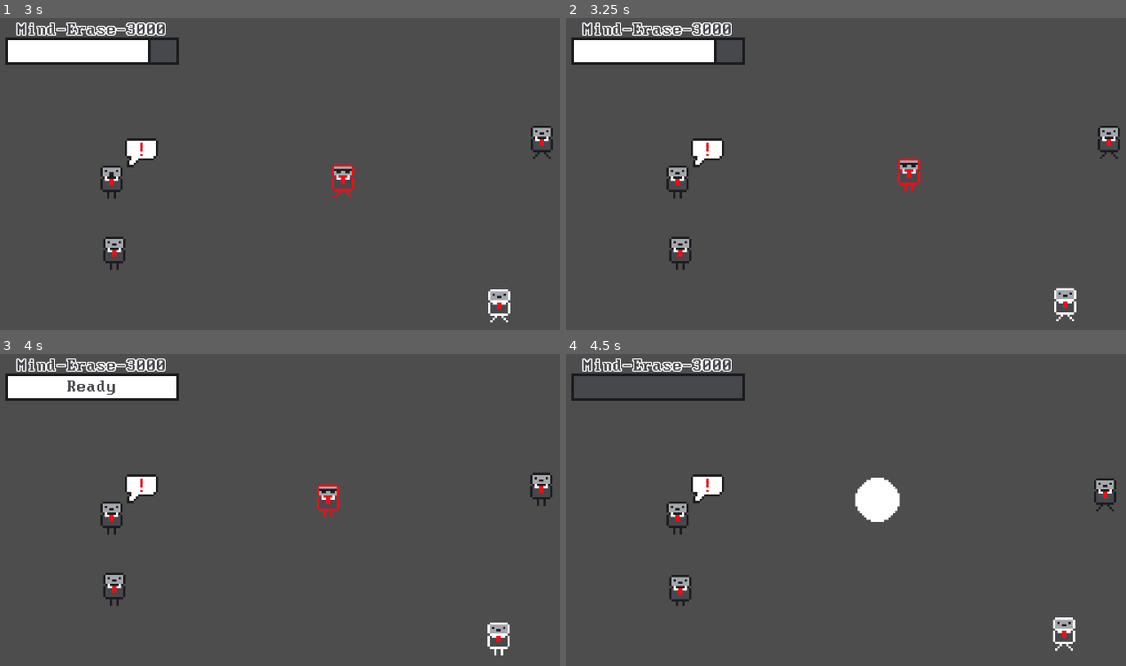
Above: before the commit, frames 1-4 (two rows, left to right).
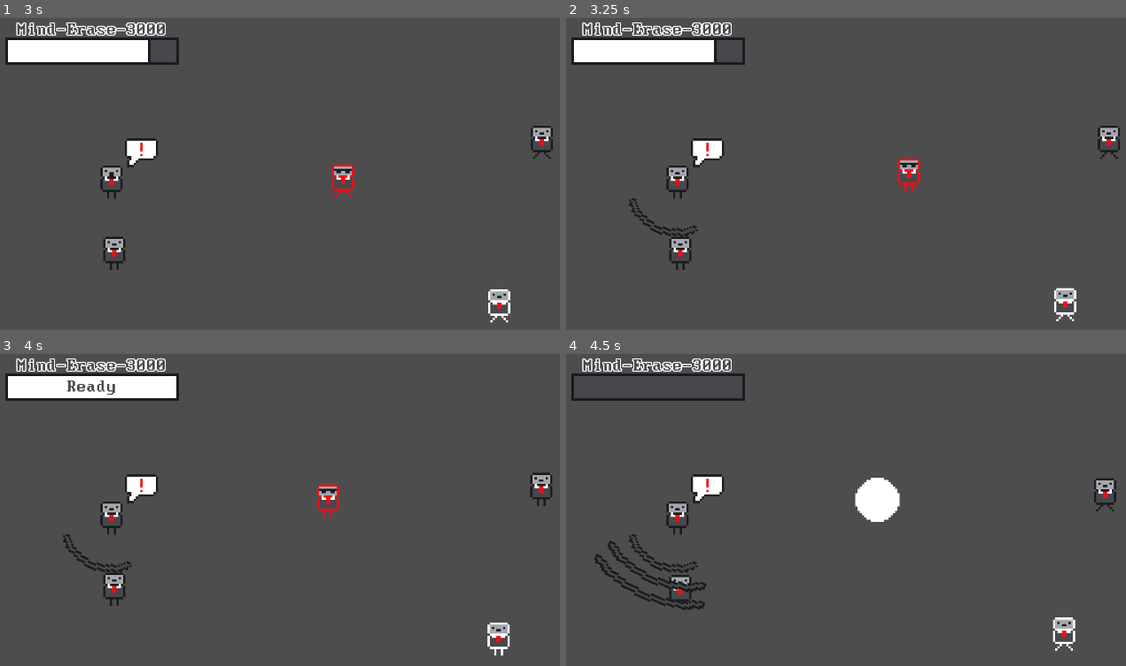
Above: after the commit, the same moments.

Repository: Luke-Parker1/Game-Off-2024
Game: Godot game, scene res://test_scene.tscn
Same seed, same stepped clock (60 frames per second), same inputs: the game is played once before the commit and once after it. The project has no main scene, so this scene is started directly.
Inputs:
- Up to frame 1 (3 s): hold D (right) 0.53-1.28 s; tap Space (space) every 0.75 s from 0.6 to 2.85 s; hold S (down) 1.28-2.03 s; hold D (right) 2.03-2.78 s; hold W (up) from 2.78 s (still down)
- Up to frame 2 (3.25 s): keep holding W (up)
- Up to frame 3 (4 s): release W (up) at 3.53 s; hold A (left) from 3.53 s (still down); tap Space (space) at 3.6 s
- Up to frame 4 (4.5 s): keep holding A (left); tap Space (space) at 4.35 s

Frame 1 is identical in both runs. In frame 2, 0.2% of the frame differs, in the area x 11-24%, y 57-71%; in frame 3, 0.2%; in frame 4, 0.9%, in the area x 4-26%, y 57-83%.

Commit message:
Added talking animation

Diff:
--- a/person.tscn
+++ b/person.tscn
@@ -6,6 +6,7 @@
 [ext_resource type="Script" path="res://person_follow.gd" id="5_oa13w"]
 [ext_resource type="Script" path="res://person_talk.gd" id="6_5cj3n"]
 [ext_resource type="Script" path="res://person_listen.gd" id="7_s7bhm"]
+[ext_resource type="Texture2D" uid="uid://ctju00xp2sgrf" path="res://game_off_soundwave-Sheet.png" id="7_tjxkh"]
 [ext_resource type="Texture2D" uid="uid://061ic5vchdn4" path="res://game_off_person-Sheet.png" id="8_2ou00"]
 [ext_resource type="Texture2D" uid="uid://cqd8pvvofy7im" path="res://game_off_cannot_know-Sheet.png" id="8_ub0ge"]
 [ext_resource type="Texture2D" uid="uid://imri34ga2f1" path="res://game_off_bubble.png" id="9_osjbf"]
@@ -13,6 +14,42 @@
 [sub_resource type="RectangleShape2D" id="RectangleShape2D_tc52t"]
 size = Vector2(40, 60)
 
+[sub_resource type="AtlasTexture" id="AtlasTexture_ikr1y"]
+atlas = ExtResource("7_tjxkh")
+region = Rect2(0, 0, 65, 30)
+
+[sub_resource type="AtlasTexture" id="AtlasTexture_exo7q"]
+atlas = ExtResource("7_tjxkh")
+region = Rect2(65, 0, 65, 30)
+
+[sub_resource type="AtlasTexture" id="AtlasTexture_odfk2"]
+atlas = ExtResource("7_tjxkh")
+region = Rect2(130, 0, 65, 30)
+
+[sub_resource type="AtlasTexture" id="AtlasTexture_q07kk"]
+atlas = ExtResource("7_tjxkh")
+region = Rect2(195, 0, 65, 30)
+
+[sub_resource type="SpriteFrames" id="SpriteFrames_gco3r"]
+animations = [{
+"frames": [{
+"duration": 1.0,
+"texture": SubResource("AtlasTexture_ikr1y")
+}, {
+"duration": 1.0,
+"texture": SubResource("AtlasTexture_exo7q")
+}, {
+"duration": 1.0,
+"texture": SubResource("AtlasTexture_odfk2")
+}, {
+"duration": 1.0,
+"texture": SubResource("AtlasTexture_q07kk")
+}],
+"loop": true,
+"name": &"default",
+"speed": 5.0
+}]
+
 [sub_resource type="AtlasTexture" id="AtlasTexture_lmert"]
 atlas = ExtResource("8_ub0ge")
 region = Rect2(0, 0, 16, 16)
@@ -163,6 +200,14 @@
 [node name="CollisionPolygon2D" type="CollisionPolygon2D" parent="TalkArea"]
 polygon = PackedVector2Array(0, -17, -130, -151, 130, -151)
 disabled = true
+
+[node name="AnimatedSprite2D" type="AnimatedSprite2D" parent="TalkArea"]
+visible = false
+z_index = 100
+texture_filter = 1
+position = Vector2(0, -101)
+scale = Vector2(4, 4)
+sprite_frames = SubResource("SpriteFrames_gco3r")
 
 [node name="AnimatedSprite2D" type="AnimatedSprite2D" parent="."]
 texture_filter = 1
--- a/person_talk.gd
+++ b/person_talk.gd
@@ -13,7 +13,9 @@
 		person.velocity = Vector2(0, 0)
 		if target:
 			talk_area.rotation = global_position.direction_to(target.position).angle() + 90
-		talk_area.get_child(0).disabled = false
+		talk_area.find_child("CollisionPolygon2D").disabled = false
+		talk_area.find_child("AnimatedSprite2D").visible = true
+		talk_area.find_child("AnimatedSprite2D").play("default")
 	talk_time = randf_range(5, 10)
 
 func State_Update(delta: float):
@@ -29,6 +31,7 @@
 
 func Exit():
 	if person:
+		talk_area.find_child("AnimatedSprite2D").visible = false
 		if !person.listeners.is_empty() and person.aware:
 			for i in person.listeners:
 				if !i.aware:
--- a/player.tscn
+++ b/player.tscn
@@ -123,7 +123,7 @@
 
 [node name="FlashAnimation" type="AnimatedSprite2D" parent="."]
 visible = false
-z_index = 100
+z_index = 200
 texture_filter = 1
 scale = Vector2(4, 4)
 sprite_frames = SubResource("SpriteFrames_pnjif")
Binary file added: game_off_soundwave-Sheet.png
Not shown, added: game_off_soundwave-Sheet.png.import
Not shown: 1 places in person.tscn that only renumber resources
